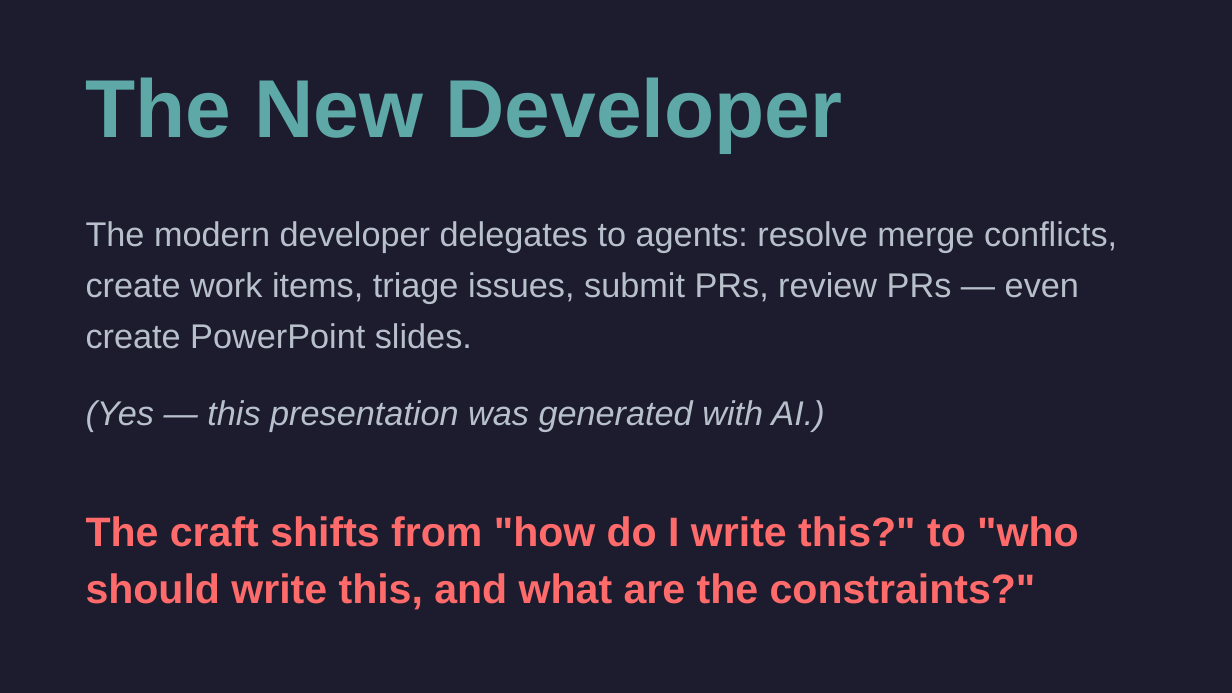
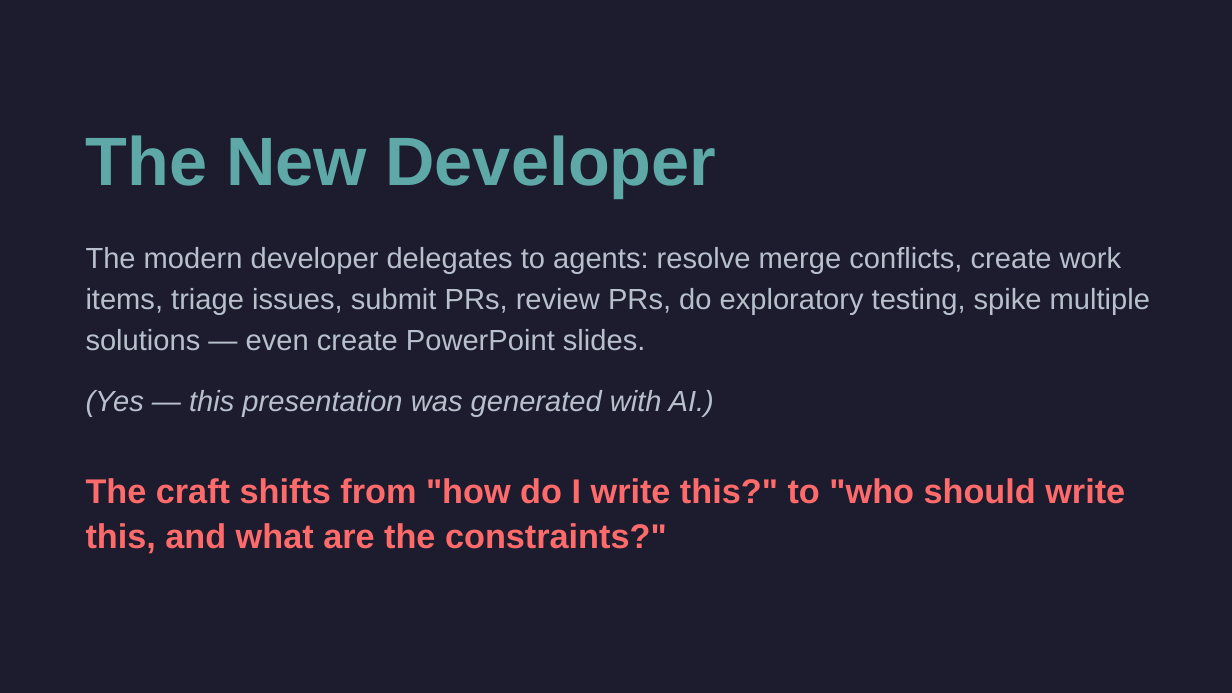
Before and after one commit to cirvine-MSFT/editless, a slide deck: slide 10 of docs/presentations/marks-journey-long.pptx. Drawn at 1232x693 pixels with LibreOffice and Linux fonts; fonts in the diff are those of the drawing. Boxes give left, top, right and bottom in pixels: in the first picture for what was removed or moved away, otherwise in the second. Text is boxed around its words. In the diff, an @@ line names an element or a change of style, - is before the commit and + after.

```diff
--- a/docs/presentations/marks-journey-long.pptx
+++ b/docs/presentations/marks-journey-long.pptx
@@ text "The New Developer": place and size @@
-text "The New Developer" at (86, 77, 843, 152)
+text "The New Developer" at (86, 135, 717, 198)
@@ text "The New Developer" at (86, 135, 717, 198): size 48 to 40 pt; less space between paragraphs @@
@@ text at (86, 247, 1150, 351): text changed; size 20 to 17 pt @@
-The modern developer delegates to agents: resolve merge conflicts, create work items, triage issues, submit PRs, review PRs — even create PowerPoint slides.
+The modern developer delegates to agents: resolve merge conflicts, create work items, triage issues, submit PRs, review PRs, do exploratory testing, spike multiple solutions — even create PowerPoint slides.
@@ text "(Yes — this presentation was ..." at (86, 390, 714, 416): size 20 to 17 pt; line spacing 30pt to 23.8pt; less space between paragraphs @@
@@ text "The craft shifts from "how ...": place and size @@
-text "The craft shifts from "how ..." at (86, 516, 1079, 610)
+text "The craft shifts from "how ..." at (86, 478, 1125, 554)
@@ text "The craft shifts from "how ..." at (86, 478, 1125, 554): size 24 to 20 pt; line spacing 33.6pt to 26pt; less space between paragraphs @@
```
Also in this commit, not shown: 1 other slide changed, 1 slide added, 1 slide removed, 7 other files.
